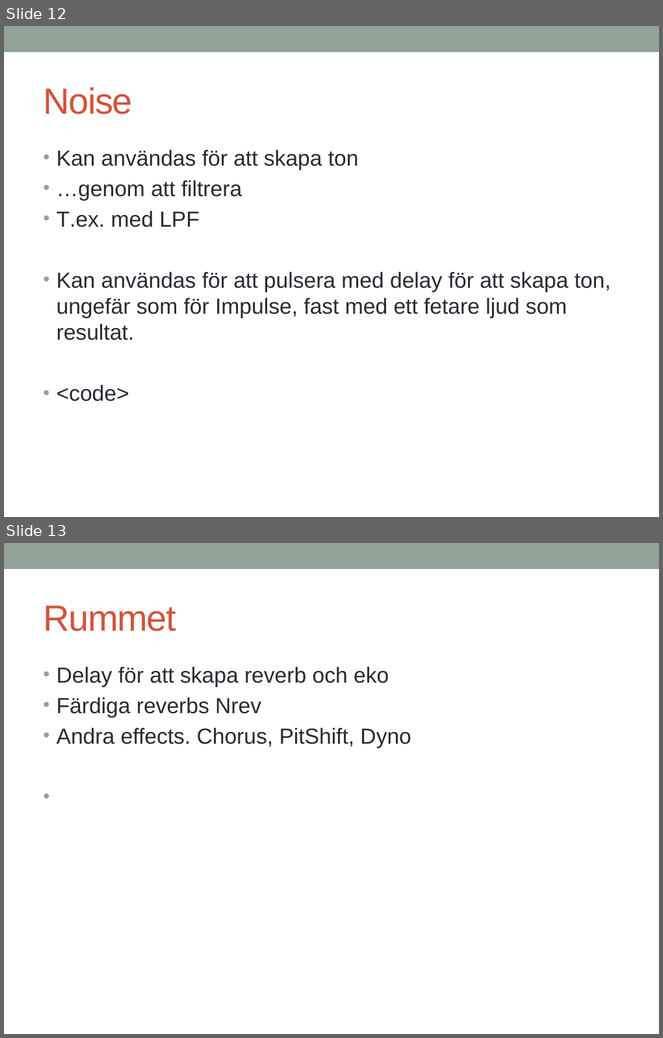
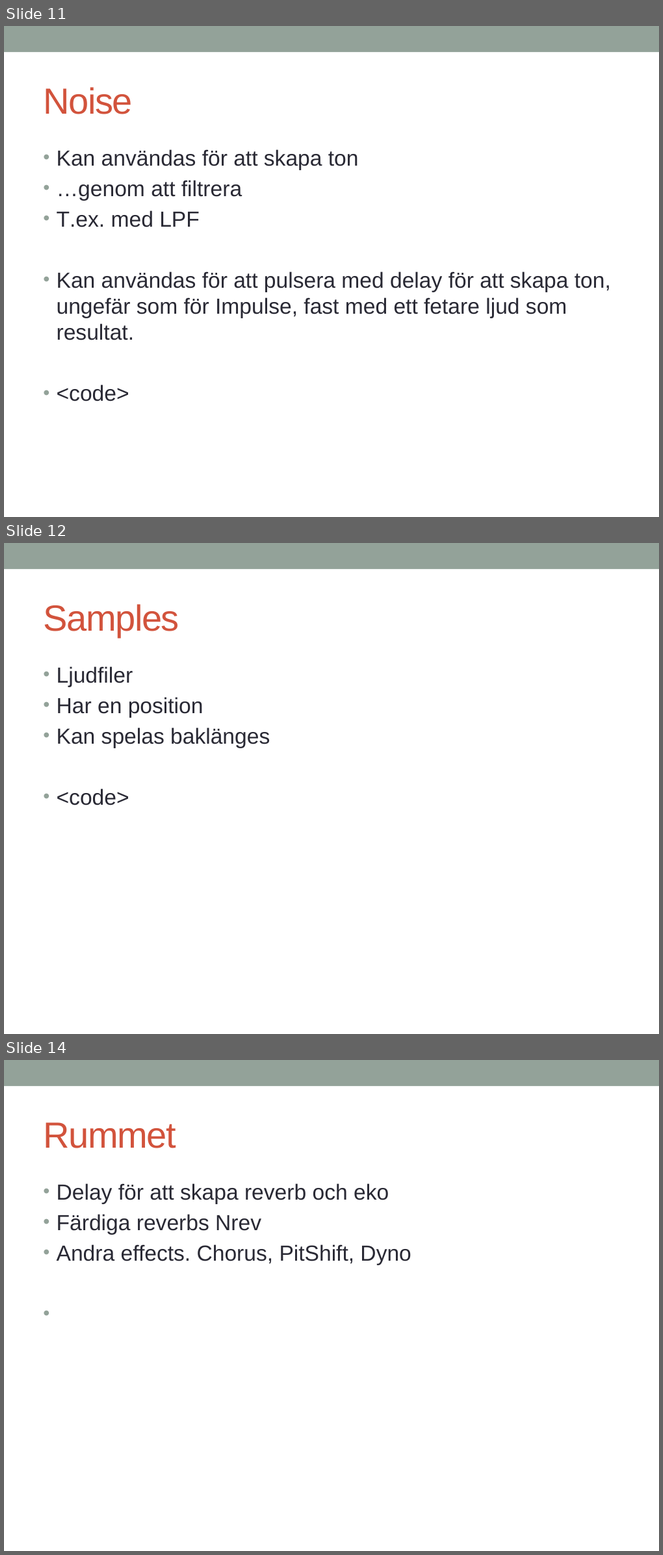
Before and after one commit to melke/makinmusic, a slide deck: chuck.pptx. Shown one above the other, each under a label of ours: slides 12 and 13 before the commit, slides 11, 12 and 14 after it; the slides between them are not shown. The pictures are 663x1038 and 663x1555 pixels, drawn with LibreOffice and Linux fonts; fonts in the diff are those of the drawing. Boxes give left, top, right and bottom in pixels: in the first picture for what was removed or moved away, otherwise in the second. Text is boxed around its words. In the diff, an @@ line names an element or a change of style, - is before the commit and + after.

```diff
--- a/chuck.pptx
+++ b/chuck.pptx
@@ slide 12 added at bbox=[4, 543, 659, 1034], background #FFFFFF; not listed: 1 template element that a slide beside it also shows @@
@@ title added at bbox=[43, 604, 179, 637], 40 pt, text #D2533C @@
+Samples
@@ text added at bbox=[57, 667, 270, 806], 24 pt, text #292934 @@
+• Ljudfiler
+• Har en position
+• Kan spelas baklänges
+• <code>
@@ what was slide 12 is now slide 11 @@
@@ what was slide 13 is now slide 14 @@
```
Also in this commit, not shown: 2 slides changed, 15 other files.
